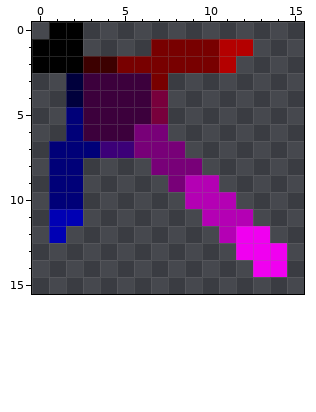
Pixel-art sprite: assets/cubyz/tools/pickaxe.png. That is the earlier state.
The file is 16x16 pixels.
The same view after the edit:
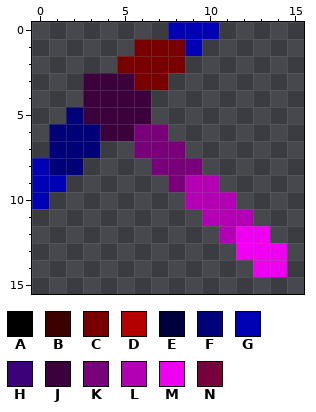
Palette (. is transparent): A #000000  B #3c0000  C #780000  D #b40000  E #00003c  F #000078  G #0000b4  H #3c0078  J #3c003c  K #780078  L #b400b4  M #f000f0  N #78003c
Edits made:
Colour C is added in row 1 at x 6.
Colour C replaces colour J in row 3 at x 6.
Colour F is added in row 6 at x 1.
Colour F replaces colour J in row 6 at x 3.
Colour G is added in row 0 at x 8 to 10; in rows 8 to 10 at x 0.
Colour G replaces colour C in row 1 at x 9.
Colour G replaces colour F in row 9 at x 1.
Colour A is removed in row 0 at x 1 to 2; in rows 1 to 2 at x 0 to 2.
Colour B is removed in row 2 at x 3 to 4.
Colour C is removed in row 1 at x 10; in row 2 at x 9 to 10.
Colour D is removed in row 1 at x 11 to 12; in row 2 at x 11.
Colour E is removed in rows 3 to 4 at x 2.
Colour F is removed in row 9 at x 2; in row 10 at x 1 to 2.
Colour G is removed in row 11 at x 1 to 2; in row 12 at x 1.
Colour H is removed in row 7 at x 4 to 5.
Colour N is removed in rows 4 to 5 at x 7.
Boxes around the changes in both pictures, in picture pixels (x1, y1, x2, y2):
changed: (32, 22, 253, 243)
